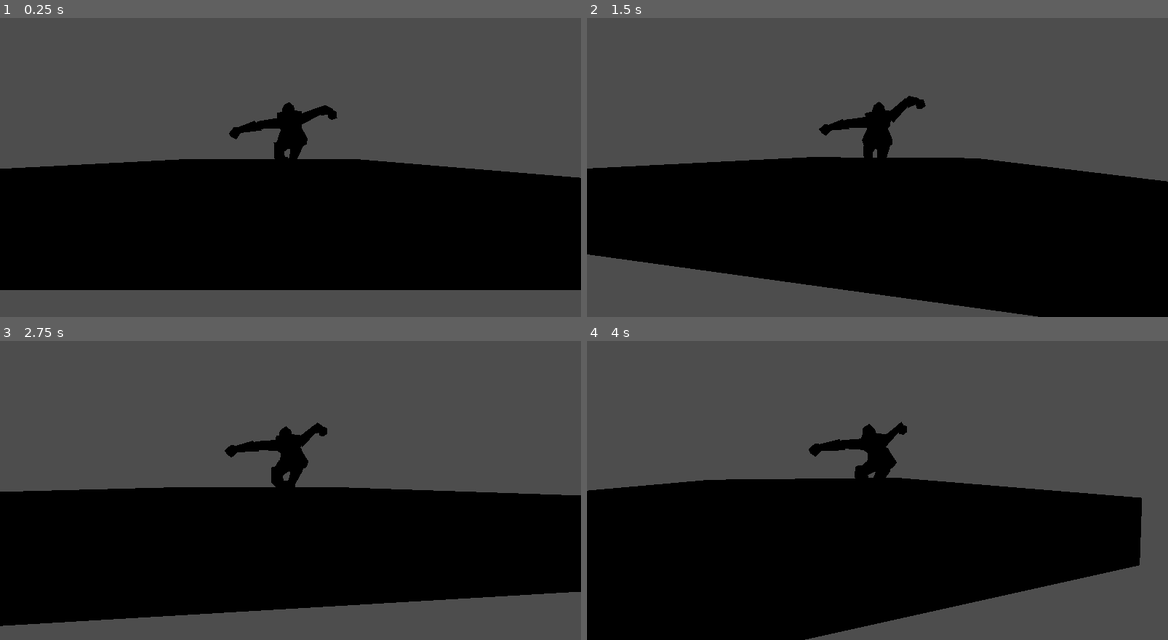
Above: before the commit, frames 1-4 (two rows, left to right).
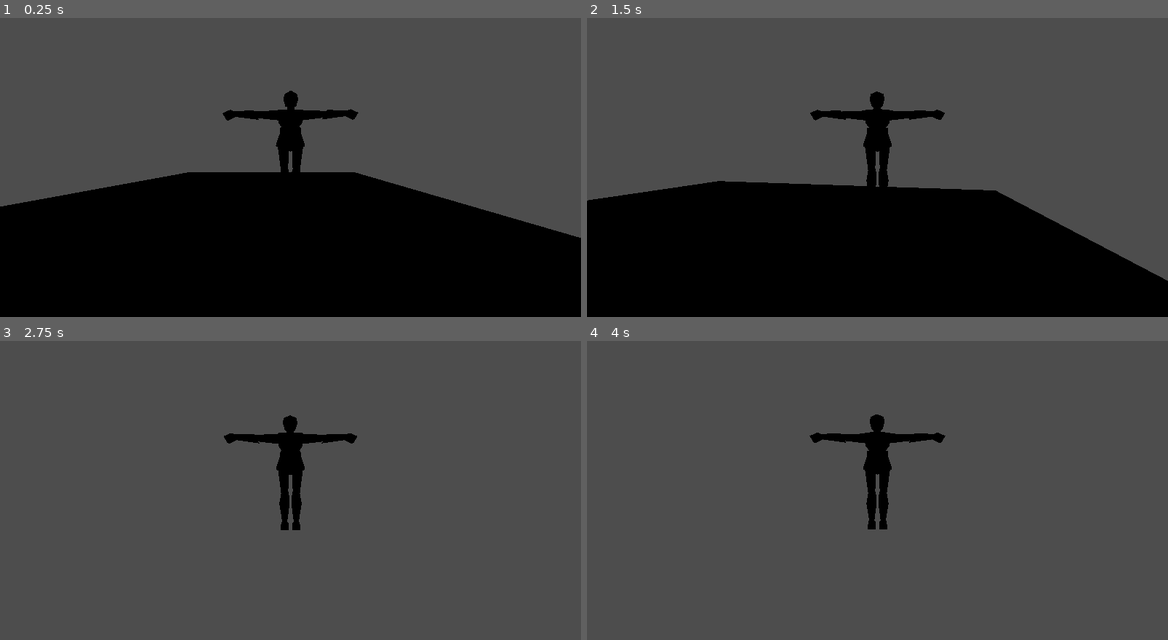
Above: after the commit, the same moments.

Repository: TheCodeWizard27/ProjectAtrox-R
Game: Godot game, scene res://src/scenes/player/sandbox/player_sandbox.tscn
The game is run twice, just before and just after one commit, with the same random seed, the same clock (stepped at 60 frames per second) and the same inputs. This scene is started directly instead of the project's main scene.
Inputs (mouse positions are in pixels of both pictures, inside the frame that each line leads up to):
- Up to frame 1 (0.25 s): no input
- Up to frame 2 (1.5 s): move the mouse to (906, 152) at 0.52 s; hold Up (ui_up) from 0.53 s (still down); click (906, 152) at 0.6 s; tap Space (jump) at 0.77 s; move the mouse to (848, 155) at 1.27 s; tap Backspace (damage_test) at 1.35 s
- Up to frame 3 (2.75 s): keep holding Up (ui_up); tap Space (jump) at 1.52 s; move the mouse to (302, 469) at 2.02 s; click (302, 469) at 2.1 s
- Up to frame 4 (4 s): keep holding Up (ui_up); move the mouse to (871, 481) at 2.77 s; tap Backspace (damage_test) at 2.85 s; tap Space (jump) at 3.02, 3.77 s; tap Enter at 3.5 s; move the mouse to (918, 481) at 3.52 s; click (918, 481) at 3.6 s

The runs differ from the first frame. In frame 1, 19% of the frame differs, in the area x 0-100%, y 24-100%; in frame 2, 22%; in frame 3, 41%; in frame 4, 43%, in the area x 0-96%, y 24-100%.
Error before the commit: Invalid access to property or key 'is_dead' on a base object of type 'GDScript'. (res://src/scenes/player/player.gd:74)
Error after the commit: Invalid access to property or key 'health' on a base object of type 'RefCounted (PlayerStatus)'. (res://src/scenes/player/player.gd:67)

Commit message:
added class stats and general setup for player status

Diff:
--- /dev/null
+++ b/src/core/items/armor.gd
@@ -0,0 +1,7 @@
+class_name Armor
+enum Armor{
+	NoviceWeapon = 0, VeteranWeapon = 1, HighTechWeapon = 2,
+	NoviceHelmet = 3, VeteranHelmet = 4, HighTechHelmet = 5,
+	NoviceBreastPlate = 6, VeteranBreastPlate = 7, HighTechBreastPlate = 8,
+	NoviceBoots = 9, VeteranBoots = 10, HighTechBoots = 11
+	}
--- /dev/null
+++ b/src/core/items/items.gd
@@ -0,0 +1,2 @@
+class_name Items
+enum ConsumableItems{HealCrystal = 0, Energydrink = 1, ElementalInfusion = 2, Herb = 3, Potion = 4, ThrowingKnife = 5, ShockTrap = 6}
--- /dev/null
+++ b/src/scenes/player/combat_classes/mage_stats.gd
@@ -0,0 +1,9 @@
+class_name MageStats
+
+var max_health: int = 100
+var strength: int = 10
+var dexterity: int = 10
+var intelligence: int = 50
+var defense: int = 20
+var crit_chance: float = 0.05
+var speed: float = 0.75
--- /dev/null
+++ b/src/scenes/player/combat_classes/ranger_stats.gd
@@ -0,0 +1,9 @@
+class_name RangerStats
+
+var max_health: int = 130
+var strength: int = 10
+var dexterity: int = 40
+var intelligence: int = 10
+var defense: int = 30
+var crit_chance: float = 0.15
+var speed: float = 1.25
--- /dev/null
+++ b/src/scenes/player/combat_classes/warrior_stats.gd
@@ -0,0 +1,9 @@
+class_name WarriorStats
+
+var max_health: int = 160
+var strength: int = 50
+var dexterity: int = 10
+var intelligence: int = 10
+var defense: int = 40
+var crit_chance: float = 0.1
+var speed: float = 1.0
--- a/src/scenes/player/player.gd
+++ b/src/scenes/player/player.gd
@@ -20,10 +20,12 @@
 @onready var _animator: PlayerAnimator = %PlayerAnimator
 @onready var _camera_mount: CameraController = %CameraMount
 
-var stats = PlayerStats
+var status: PlayerStatus
+var currency: int
+var is_dead: bool = false
 
 func _test_damage(damage: int) -> void:
-	stats.health -= damage
+	status.health -= damage
 
 func _input(event: InputEvent):
 	if Input.is_action_just_pressed("damage_test"):
@@ -49,6 +51,7 @@
 		_body.rotation.y = lerp_angle(_body.rotation.y, target, 10 * delta)
 
 func _ready() -> void:
+	configure_player(PlayerStatus.new())
 	pass
 
 func _set_camera_active(value: bool) -> void:
@@ -58,11 +61,11 @@
 	if(!active):
 		return
 
-	if(stats._is_dead):
+	if(is_dead):
 		return
 
-	if(stats.health <= 0):
-		stats.is_dead = true
+	if(status.health <= 0):
+		is_dead = true
 		_animator.play_death()
 
 	_state.process(delta)
@@ -71,7 +74,7 @@
 	if(!active):
 		return
 
-	if(stats.is_dead):
+	if(is_dead):
 		return
 
 	_state.physics_process(delta)
@@ -87,7 +90,7 @@
 		_body.basis = _body.basis.slerp(target, 0.2)
 
 func get_hit(damage: float, source: Node3D) -> void:
-	stats.health = max(stats.health - damage, 0)
+	status.health = max(status.health - damage, 0)
 
-func configure_player(newStats: PlayerStats) -> void:
-	stats = newStats
+func configure_player(newStats: PlayerStatus) -> void:
+	status = newStats
--- a/src/scenes/player/player.tscn
+++ b/src/scenes/player/player.tscn
@@ -66,7 +66,7 @@
 transform = Transform3D(1, 0, 0, 0, 1, 0, 0, 0, 1, 0, -1, 0)
 
 [node name="rig" parent="Body/botter_animated" index="0"]
-transform = Transform3D(0.5024282, 0.0041930517, 0.98407567, 0.05061129, 1.1033415, -0.03054125, -0.9827823, 0.058963455, 0.5015166, 0.028178845, 0.04301277, -0.021696331)
+transform = Transform3D(0.5024282, 0.004193052, 0.98407567, 0.05061129, 1.1033416, -0.03054125, -0.9827823, 0.058963463, 0.5015166, 0.028178845, 0.04301277, -0.021696331)
 
 [node name="Skeleton3D" parent="Body/botter_animated/rig" index="0"]
 bones/0/rotation = Quaternion(0.11247922, -0.4208703, 0.030678272, 0.89959735)
--- a/src/scenes/player/player_stats.gd
+++ b/src/scenes/player/player_stats.gd
@@ -1,9 +1,9 @@
 class_name PlayerStats
 
-var health: int = 10
-var combatClass: Enums.CombatClasses = Enums.CombatClasses.Warrior
-var currency: int = 0
-var inventory: Array[int] = [1, 2, 3]
-var armorInventory: Array[int] = [1, 4, 7, 10]
-var equippedArmor: Array[int]= [1, 4, 7, 10]
-var is_dead: bool = false
+var max_health: int = 100
+var strength: int = 20
+var dexterity: int = 20
+var intelligence: int = 20
+var defense: int = 20
+var crit_chance: float = 0.1
+var speed: float = 1.0
--- /dev/null
+++ b/src/scenes/player/player_status.gd
@@ -0,0 +1,11 @@
+class_name PlayerStatus
+
+var name: String = "Default"
+var play_time: float = 0
+var current_health: int = 10
+var combat_class: Enums.CombatClasses = Enums.CombatClasses.Warrior
+var stats: PlayerStats = PlayerStats.new()
+var currency: int = 0
+var inventory: Array[Items.ConsumableItems] = [1, 2, 3]
+var armor_inventory: Array[Armor.Armor] = [1, 4, 7, 10]
+var equipped_armor: Array[Armor.Armor]= [1, 4, 7, 10]
Not shown, added: src/core/items/armor.gd.uid
Not shown, added: src/core/items/items.gd.uid
Not shown, added: src/scenes/player/combat_classes/mage_stats.gd.uid
Not shown, added: src/scenes/player/combat_classes/ranger_stats.gd.uid
Not shown, added: src/scenes/player/combat_classes/warrior_stats.gd.uid
Not shown, added: src/scenes/player/player_status.gd.uid
